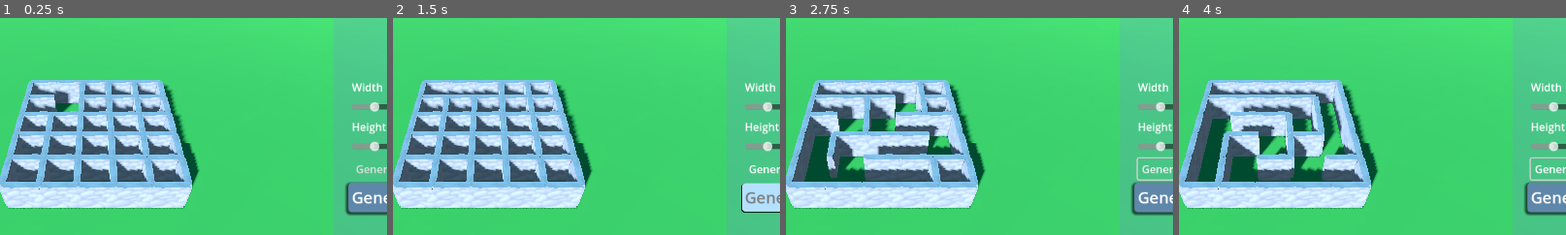
Above: before the commit, frames 1-4 (left to right).
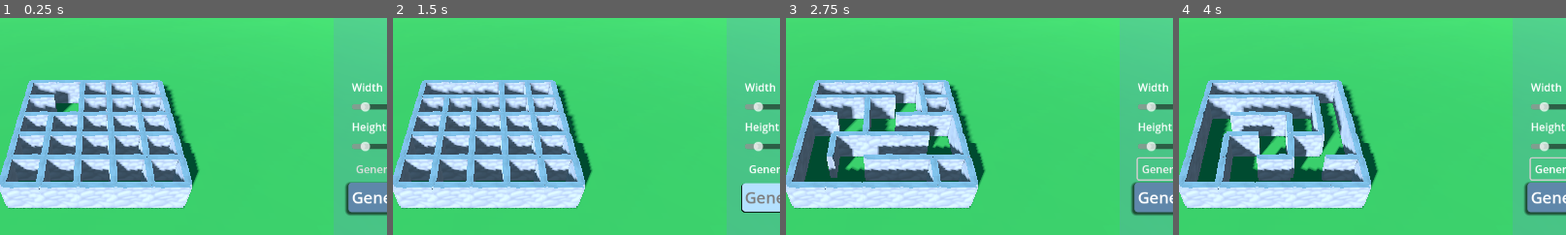
Above: after the commit, the same moments.

Repository: GuiBDBello/godot-maze-generator
Game: Godot game, scene res://scenes/game.tscn
Two runs of this game, one before a commit and one after it. Both use one fixed random seed, a clock stepped at 60 frames per second and the inputs below.
Inputs:
- Up to frame 1 (0.25 s): no input
- Up to frame 2 (1.5 s): click "Generate Slowly" at 0.5 s; click "Generate Maze" at 1.25 s
- Up to frame 3 (2.75 s): click "Generate Slowly" at 2 s
- Up to frame 4 (4 s): click "Generate Maze" at 2.75 s; click "Generate Slowly" at 3.5 s
The pictures show only the part of the screen within x 38-88%, y 21-71%; the shares and areas given below are measured in that part.

The runs differ from the first frame. In frame 1, 0.4% of the frame differs, in the area x 93-98%, y 38-62%; in frame 2, 0.4%; in frame 3, 0.4%; in frame 4, 0.4%.

Commit message:
Organize game.tscn scene structure

Diff:
--- a/scenes/game.tscn
+++ b/scenes/game.tscn
@@ -57,8 +57,67 @@
 [node name="Game" type="Node"]
 script = ExtResource("1_3hoi0")
 
-[node name="WorldEnvironment" type="WorldEnvironment" parent="."]
+[node name="Scenario" type="Node" parent="."]
+
+[node name="WorldEnvironment" type="WorldEnvironment" parent="Scenario"]
 environment = SubResource("Environment_wlv7q")
+
+[node name="DirectionalLight3D" type="DirectionalLight3D" parent="Scenario"]
+transform = Transform3D(0.866026, 0.25, -0.433012, 0, 0.866025, 0.5, 0.5, -0.433013, 0.75, 0, 5, 0)
+shadow_enabled = true
+
+[node name="Ground" parent="Scenario" instance=ExtResource("5_1omnm")]
+transform = Transform3D(10, 0, 0, 0, 10, 0, 0, 0, 10, 0, 0, 0)
+
+[node name="Trees" type="Node" parent="Scenario"]
+
+[node name="tree" parent="Scenario/Trees" instance=ExtResource("6_fxjwv")]
+transform = Transform3D(1, 0, 0, 0, 1, 0, 0, 0, 1, -40.1604, 0, 3.65387)
+
+[node name="tree16" parent="Scenario/Trees" instance=ExtResource("6_fxjwv")]
+transform = Transform3D(0.733955, 0, 0.679198, 0, 1, 0, -0.679198, 0, 0.733955, -75.3874, 0, -26.4295)
+
+[node name="tree2" parent="Scenario/Trees" instance=ExtResource("6_fxjwv")]
+transform = Transform3D(0.733327, 0, 0.679877, 0, 1, 0, -0.679877, 0, 0.733327, 31.3253, 0, -37.2645)
+
+[node name="tree3" parent="Scenario/Trees" instance=ExtResource("6_fxjwv")]
+transform = Transform3D(0.44779, 0, -0.894139, 0, 1, 0, 0.894139, 0, 0.44779, -29.3188, 0, -44.8415)
+
+[node name="tree11" parent="Scenario/Trees" instance=ExtResource("6_fxjwv")]
+transform = Transform3D(0.44779, 0, -0.894139, 0, 1, 0, 0.894139, 0, 0.44779, -62.6619, 0, -68.3738)
+
+[node name="tree12" parent="Scenario/Trees" instance=ExtResource("6_fxjwv")]
+transform = Transform3D(-0.820312, 0, -0.571917, 0, 1, 0, 0.571917, 0, -0.820312, 52.197, 0, -68.3738)
+
+[node name="tree13" parent="Scenario/Trees" instance=ExtResource("6_fxjwv")]
+transform = Transform3D(-0.18841, 0, -0.982091, 0, 1, 0, 0.982091, 0, -0.18841, 1.6955, 0, -84.4671)
+
+[node name="tree4" parent="Scenario/Trees" instance=ExtResource("6_fxjwv")]
+transform = Transform3D(-0.490174, 0, -0.871625, 0, 1, 0, 0.871625, 0, -0.490174, -24.2144, 0, 23.2396)
+
+[node name="tree5" parent="Scenario/Trees" instance=ExtResource("6_fxjwv")]
+transform = Transform3D(0.0279915, 0, -0.999608, 0, 1, 0, 0.999608, 0, 0.0279915, 23.8499, 0, 23.2396)
+
+[node name="tree10" parent="Scenario/Trees" instance=ExtResource("6_fxjwv")]
+transform = Transform3D(-0.719715, 0, -0.694269, 0, 1, 0, 0.694269, 0, -0.719715, 59.2805, 0, 0.283154)
+
+[node name="tree6" parent="Scenario/Trees" instance=ExtResource("6_fxjwv")]
+transform = Transform3D(-0.7998, 0, 0.600267, 0, 1, 0, -0.600267, 0, -0.7998, -58.7072, 0, 39.339)
+
+[node name="tree7" parent="Scenario/Trees" instance=ExtResource("6_fxjwv")]
+transform = Transform3D(-0.994643, 0, 0.103365, 0, 1, 0, -0.103365, 0, -0.994643, -64.2799, 0, 81.4574)
+
+[node name="tree8" parent="Scenario/Trees" instance=ExtResource("6_fxjwv")]
+transform = Transform3D(-0.245917, 0, 0.969291, 0, 1, 0, -0.969291, 0, -0.245917, 76.3616, 0, 50.0546)
+
+[node name="tree9" parent="Scenario/Trees" instance=ExtResource("6_fxjwv")]
+transform = Transform3D(-0.709472, 0, 0.704733, 0, 1, 0, -0.704733, 0, -0.709472, 45.5888, 0, 79.3469)
+
+[node name="tree14" parent="Scenario/Trees" instance=ExtResource("6_fxjwv")]
+transform = Transform3D(-0.767881, 0, -0.640592, 0, 1, 0, 0.640592, 0, -0.767881, 12.2585, 0, 63.5933)
+
+[node name="tree15" parent="Scenario/Trees" instance=ExtResource("6_fxjwv")]
+transform = Transform3D(-0.96207, 0, -0.272801, 0, 1, 0, 0.272801, 0, -0.96207, -26.6239, 0, 66.8253)
 
 [node name="Maze Menu" type="Control" parent="."]
 layout_mode = 3
@@ -103,7 +162,7 @@
 [node name="HSliderWidth" type="HSlider" parent="Maze Menu/MarginContainerBack/MarginContainer/VBoxContainer"]
 layout_mode = 2
 min_value = 2.0
-max_value = 20.0
+max_value = 40.0
 value = 5.0
 
 [node name="LabelHeight" type="Label" parent="Maze Menu/MarginContainerBack/MarginContainer/VBoxContainer"]
@@ -113,7 +172,7 @@
 [node name="HSliderHeight" type="HSlider" parent="Maze Menu/MarginContainerBack/MarginContainer/VBoxContainer"]
 layout_mode = 2
 min_value = 2.0
-max_value = 20.0
+max_value = 40.0
 value = 5.0
 
 [node name="Generate Slowly" type="CheckButton" parent="Maze Menu/MarginContainerBack/MarginContainer/VBoxContainer"]
@@ -135,9 +194,6 @@
 
 [node name="Maze Generator" parent="." instance=ExtResource("1_6mc2g")]
 
-[node name="Ground" parent="." instance=ExtResource("5_1omnm")]
-transform = Transform3D(10, 0, 0, 0, 10, 0, 0, 0, 10, 0, 0, 0)
-
 [node name="Camera Origin" type="Node3D" parent="."]
 transform = Transform3D(1, 0, 0, 0, 0.707107, -0.707107, 0, 0.707107, 0.707107, 0, 0, 0)
 
@@ -151,58 +207,6 @@
 transform = Transform3D(1, 0, 0, 0, 1, 0, 0, 0, 1, 0, -4.76837e-07, 10)
 script = ExtResource("4_7e37c")
 
-[node name="DirectionalLight3D" type="DirectionalLight3D" parent="."]
-transform = Transform3D(0.866026, 0.25, -0.433013, 0, 0.866026, 0.5, 0.5, -0.433013, 0.75, 0, 5, 0)
-shadow_enabled = true
-
-[node name="tree" parent="." instance=ExtResource("6_fxjwv")]
-transform = Transform3D(1, 0, 0, 0, 1, 0, 0, 0, 1, -40.1604, 0, 3.65387)
-
-[node name="tree16" parent="." instance=ExtResource("6_fxjwv")]
-transform = Transform3D(0.733955, 0, 0.679198, 0, 1, 0, -0.679198, 0, 0.733955, -75.3874, 0, -26.4295)
-
-[node name="tree2" parent="." instance=ExtResource("6_fxjwv")]
-transform = Transform3D(0.733327, 0, 0.679877, 0, 1, 0, -0.679877, 0, 0.733327, 31.3253, 0, -37.2645)
-
-[node name="tree3" parent="." instance=ExtResource("6_fxjwv")]
-transform = Transform3D(0.44779, 0, -0.894139, 0, 1, 0, 0.894139, 0, 0.44779, -29.3188, 0, -44.8415)
-
-[node name="tree11" parent="." instance=ExtResource("6_fxjwv")]
-transform = Transform3D(0.44779, 0, -0.894139, 0, 1, 0, 0.894139, 0, 0.44779, -62.6619, 0, -68.3738)
-
-[node name="tree12" parent="." instance=ExtResource("6_fxjwv")]
-transform = Transform3D(-0.820312, 0, -0.571917, 0, 1, 0, 0.571917, 0, -0.820312, 52.197, 0, -68.3738)
-
-[node name="tree13" parent="." instance=ExtResource("6_fxjwv")]
-transform = Transform3D(-0.18841, 0, -0.982091, 0, 1, 0, 0.982091, 0, -0.18841, 1.6955, 0, -84.4671)
-
-[node name="tree4" parent="." instance=ExtResource("6_fxjwv")]
-transform = Transform3D(-0.490174, 0, -0.871625, 0, 1, 0, 0.871625, 0, -0.490174, -24.2144, 0, 23.2396)
-
-[node name="tree5" parent="." instance=ExtResource("6_fxjwv")]
-transform = Transform3D(0.0279915, 0, -0.999608, 0, 1, 0, 0.999608, 0, 0.0279915, 23.8499, 0, 23.2396)
-
-[node name="tree10" parent="." instance=ExtResource("6_fxjwv")]
-transform = Transform3D(-0.719715, 0, -0.694269, 0, 1, 0, 0.694269, 0, -0.719715, 59.2805, 0, 0.283154)
-
-[node name="tree6" parent="." instance=ExtResource("6_fxjwv")]
-transform = Transform3D(-0.7998, 0, 0.600267, 0, 1, 0, -0.600267, 0, -0.7998, -58.7072, 0, 39.339)
-
-[node name="tree7" parent="." instance=ExtResource("6_fxjwv")]
-transform = Transform3D(-0.994643, 0, 0.103365, 0, 1, 0, -0.103365, 0, -0.994643, -64.2799, 0, 81.4574)
-
-[node name="tree8" parent="." instance=ExtResource("6_fxjwv")]
-transform = Transform3D(-0.245917, 0, 0.969291, 0, 1, 0, -0.969291, 0, -0.245917, 76.3616, 0, 50.0546)
-
-[node name="tree9" parent="." instance=ExtResource("6_fxjwv")]
-transform = Transform3D(-0.709472, 0, 0.704733, 0, 1, 0, -0.704733, 0, -0.709472, 45.5888, 0, 79.3469)
-
-[node name="tree14" parent="." instance=ExtResource("6_fxjwv")]
-transform = Transform3D(-0.767881, 0, -0.640592, 0, 1, 0, 0.640592, 0, -0.767881, 12.2585, 0, 63.5933)
-
-[node name="tree15" parent="." instance=ExtResource("6_fxjwv")]
-transform = Transform3D(-0.96207, 0, -0.272801, 0, 1, 0, 0.272801, 0, -0.96207, -26.6239, 0, 66.8253)
-
 [connection signal="value_changed" from="Maze Menu/MarginContainerBack/MarginContainer/VBoxContainer/HSliderWidth" to="Maze Menu" method="_on_h_slider_width_value_changed"]
 [connection signal="value_changed" from="Maze Menu/MarginContainerBack/MarginContainer/VBoxContainer/HSliderHeight" to="Maze Menu" method="_on_h_slider_height_value_changed"]
 [connection signal="toggled" from="Maze Menu/MarginContainerBack/MarginContainer/VBoxContainer/Generate Slowly" to="Maze Menu" method="_on_generate_slowly_toggled"]
